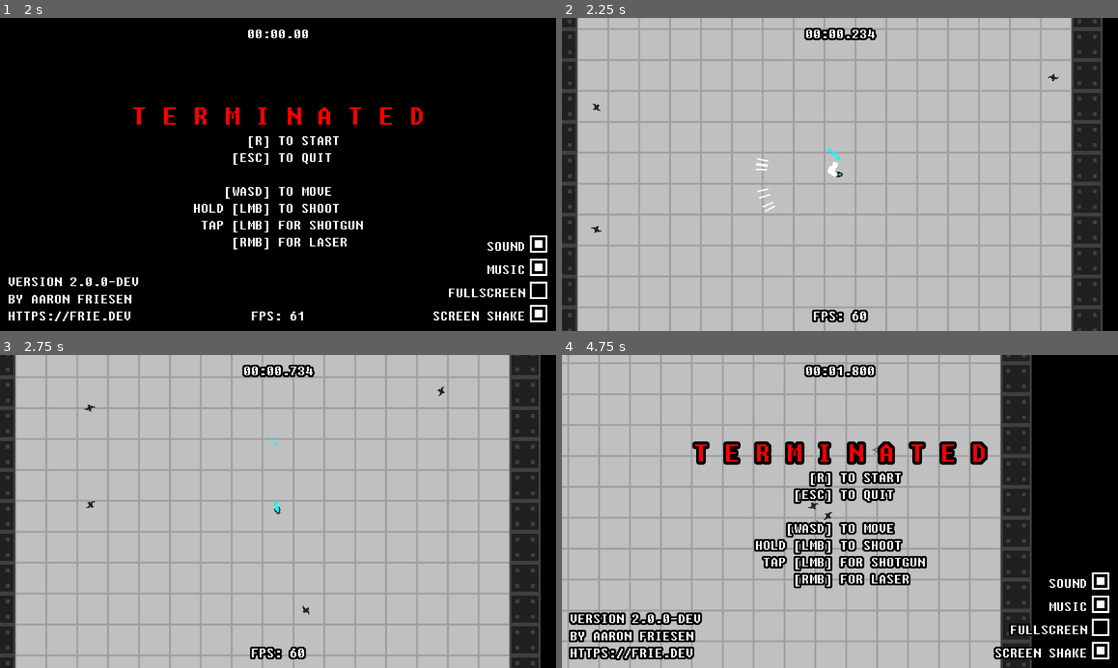
Above: before the commit, frames 1-4 (two rows, left to right).
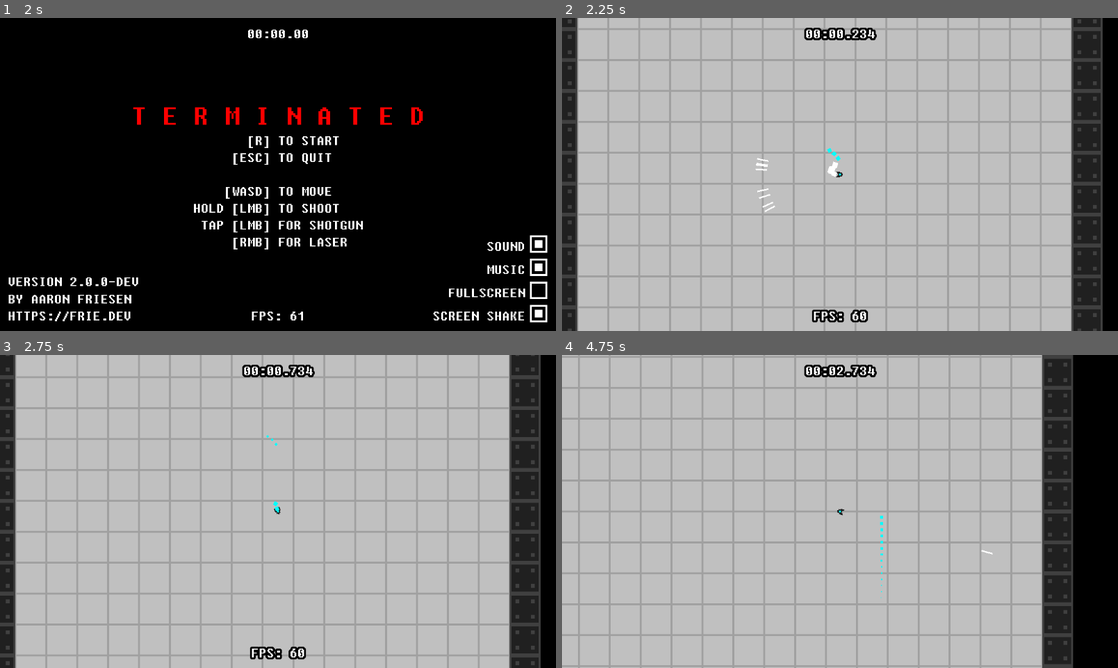
Above: after the commit, the same moments.

Repository: friedev/terminated
Game: Godot game, scene res://scenes/main.tscn
Same seed, same stepped clock (60 frames per second), same inputs: the game is played once before the commit and once after it. Sound files missing from this copy of the repository are replaced by a short silence.
Inputs (mouse positions are in pixels of both pictures, inside the frame that each line leads up to):
- Up to frame 1 (2 s): click (539, 243) at 0.52 s; tap Enter at 1.25 s; move the mouse to (400, 158) at 1.27 s; hold Right (right) from 1.28 s (still down); hold F (fps) from 1.28 s (still down)
- Up to frame 2 (2.25 s): tap R (restart) at 2 s; move the mouse to (728, 190) at 2.02 s; release Right (right) at 2.03 s; release F (fps) at 2.03 s; hold Down (down) from 2.03 s (still down); click (728, 190) at 2.1 s
- Up to frame 3 (2.75 s): keep holding Down (down)
- Up to frame 4 (4.75 s): move the mouse to (895, 442) at 2.77 s; release Down (down) at 2.78 s; hold Right (right) 2.78-3.53 s; hold Right mouse button (shoot2) 2.78-3.53 s; move the mouse to (812, 574) at 3.52 s; hold Up (up) 3.53-4.28 s; tap F (fps) at 3.6 s; move the mouse to (1006, 558) at 4.27 s; press the mouse at (1006, 558) at 4.28 s; hold Left (left) from 4.28 s (still down)

Frame 1 is identical in both runs. In frame 2, less than 0.1% of the frame differs, in the area x 5-90%, y 17-69%; in frame 3, less than 0.1%; in frame 4, 37%, in the area x 0-99%, y 0-100%.
Error after the commit: Invalid access to property or key 'player' on a base object of type 'Node2D (Main)'. (res://scenes/main.gd:185)

Commit message:
Use singleton pattern for Main and Player
Extracted from a larger batch of changes; might not build on its own.

Diff:
--- a/scenes/enemies/bomb_enemy.gd
+++ b/scenes/enemies/bomb_enemy.gd
@@ -13,8 +13,8 @@
 
 func die() -> void:
 	for body in self.bomb_area.get_overlapping_bodies():
-		if body == self.player:
-			self.player.die()
+		if body is Player:
+			(body as Player).die()
 			continue
 
 		var enemy := body as Enemy
--- a/scenes/enemies/laser_enemy.gd
+++ b/scenes/enemies/laser_enemy.gd
@@ -26,7 +26,7 @@
 
 func _physics_process(_delta: float) -> void:
 	if not self.is_charging():
-		var target_rotation := (self.player.global_position - self.global_position).angle()
+		var target_rotation := self.angle_to_player()
 		self.rotation = lerp_angle(rotation, target_rotation, 0.1)
 
 
--- a/scenes/enemy.gd
+++ b/scenes/enemy.gd
@@ -10,8 +10,6 @@
 
 # If velocity is below this threshold, face the player instead of facing the velocity
 const velocity_threshold := 10.0
-
-var player: Player
 
 @export_group("Internal Nodes")
 @export var sprite: AnimatedSprite2D
@@ -63,8 +61,8 @@
 
 func handle_collision(collision: KinematicCollision2D) -> void:
 	var collider := collision.get_collider()
-	if collider == self.player:
-		self.player.die()
+	if collider is Player:
+		(collider as Player).die()
 		return
 
 	if collider is Enemy:
@@ -80,8 +78,12 @@
 		return
 
 
+func angle_to_player() -> float:
+	return self.global_position.angle_to_point(Player.instance.global_position)
+
+
 func direction_to_player() -> Vector2:
-	return Vector2(1, 0).rotated(self.position.angle_to_point(self.player.position))
+	return Vector2(1, 0).rotated(self.angle_to_player())
 
 
 func die() -> void:
--- a/scenes/globals.gd
+++ b/scenes/globals.gd
@@ -1,5 +1,4 @@
 extends Node
 
-var main: Main
 var start_ticks: int
 var screen_shake_enabled: bool
--- a/scenes/main.gd
+++ b/scenes/main.gd
@@ -1,4 +1,7 @@
 class_name Main extends Node2D
+
+## Singleton instance.
+static var instance: Main
 
 class Wave:
 	var time: float # seconds
@@ -49,7 +52,6 @@
 @export var map_size: Vector2i
 
 @export_group("Internal Nodes")
-@export var player: Player
 @export var wall_tile_map: TileMapLayer
 @export var floor_tile_map: TileMapLayer
 @export var spawn_timer: Timer
@@ -78,8 +80,10 @@
 var flock_center: Vector2
 var flock_heading: Vector2
 
+
 func _enter_tree() -> void:
-	Globals.main = self
+	assert(Main.instance == null)
+	Main.instance = self
 
 
 func _ready() -> void:
@@ -90,10 +94,10 @@
 
 	SignalBus.node_spawned.connect(self._on_node_spawned)
 
-	self.player.visible = false
-	self.player.set_process(false)
-	self.player.set_physics_process(false)
-	self.player.set_process_input(false)
+	Player.instance.visible = false
+	Player.instance.set_process(false)
+	Player.instance.set_physics_process(false)
+	Player.instance.set_process_input(false)
 
 
 func setup_tilemap() -> void:
@@ -120,15 +124,15 @@
 	self.wave = 0
 	self.final_wave_delay = final_wave_initial_delay
 
-	self.player.global_position = Vector2(
+	Player.instance.global_position = Vector2(
 		self.floor_tile_map.tile_set.tile_size
 		* (self.map_size + Vector2i.ONE * 2)
 	) * 0.5
-	self.player.setup()
-	self.player.visible = true
-	self.player.set_process(true)
-	self.player.set_physics_process(true)
-	self.player.set_process_input(true)
+	Player.instance.setup()
+	Player.instance.visible = true
+	Player.instance.set_process(true)
+	Player.instance.set_physics_process(true)
+	Player.instance.set_process_input(true)
 
 	self.main_menu.visible = false
 
@@ -164,14 +168,13 @@
 		self.spawn_shape_cast.global_position = spawn_position
 		self.spawn_shape_cast.force_shapecast_update()
 	instance.global_position = spawn_position
-	instance.player = self.player
 	self.add_child(instance)
 
 
 func _input(event: InputEvent) -> void:
 	if event.is_action_pressed("quit"):
-		if self.player.alive:
-			self.player.die()
+		if Player.instance.alive:
+			Player.instance.die()
 		elif OS.get_name() != "HTML5":
 			self.get_tree().quit()
 	elif event.is_action_pressed("restart"):
--- a/scenes/main.tscn
+++ b/scenes/main.tscn
@@ -94,7 +94,6 @@
 final_wave_delay_decrement = 1.0
 final_wave_min_delay = 4.0
 map_size = Vector2i(16, 16)
-player = NodePath("Player")
 wall_tile_map = NodePath("WallTileMap")
 floor_tile_map = NodePath("FloorTileMap")
 spawn_timer = NodePath("SpawnTimer")
--- a/scenes/player.gd
+++ b/scenes/player.gd
@@ -4,6 +4,9 @@
 
 # TODO remove hardcoded maximum cooldown
 const max_cooldown := 0.5
+
+## Singleton instance.
+static var instance: Player
 
 @export var walk_speed := 96
 @export var fly_speed := 192
@@ -36,6 +39,12 @@
 @export var death_sound2: AudioStreamPlayer2D
 @export var fly_sound: AudioStreamPlayer2D
 @export var reloading_sound: AudioStreamPlayer2D
+
+
+func _enter_tree() -> void:
+	assert(Player.instance == null)
+	Player.instance = self
+
 
 func setup() -> void:
 	self.alive = true
--- a/scenes/ui/timer_label.gd
+++ b/scenes/ui/timer_label.gd
@@ -3,7 +3,7 @@
 
 func _process(_delta: float) -> void:
 	# Stop timer after player dies
-	if Globals.main.player.alive:
+	if Player.instance.alive:
 		var milliseconds := Time.get_ticks_msec() - Globals.start_ticks
 		@warning_ignore("integer_division")
 		var seconds := milliseconds / 1000
